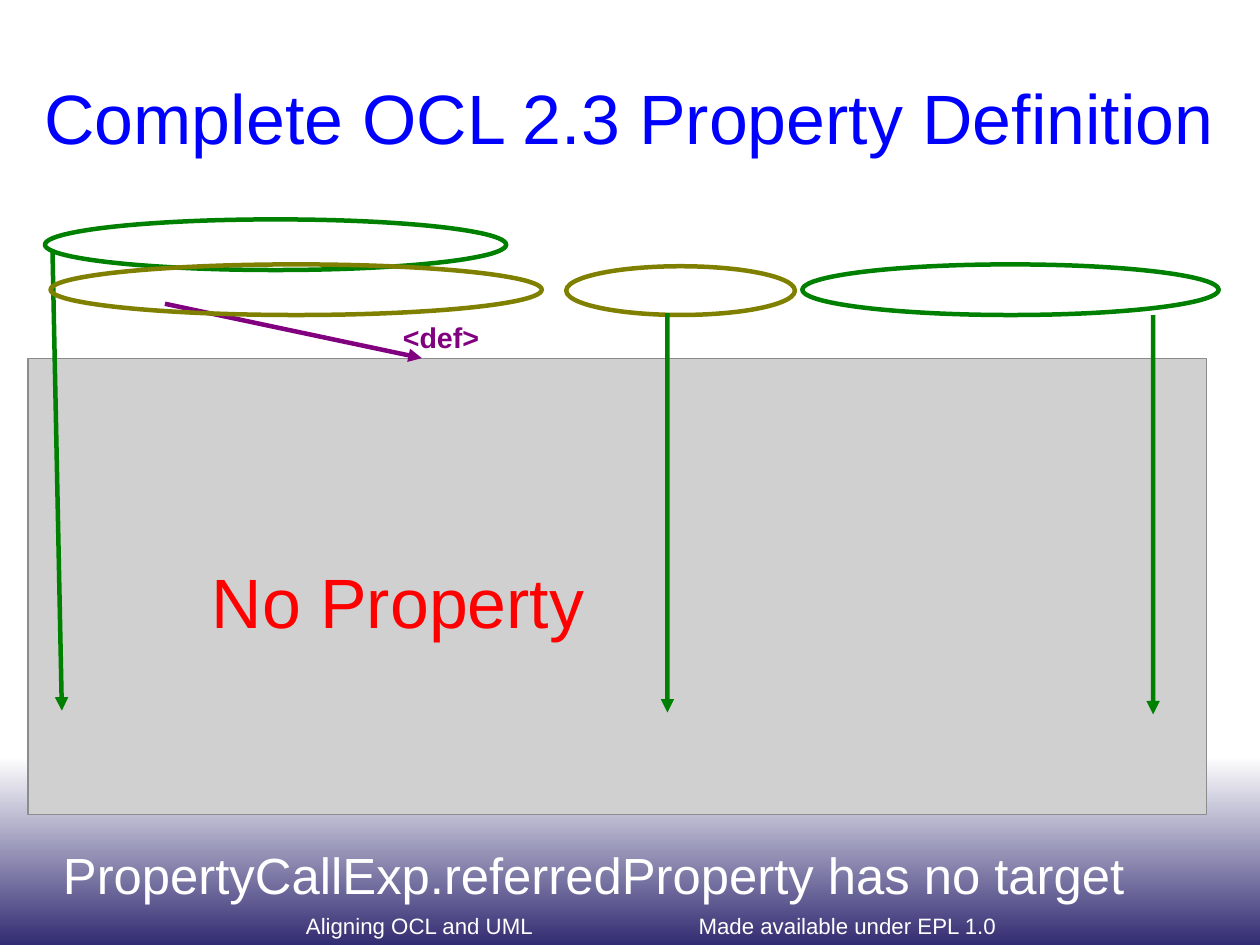
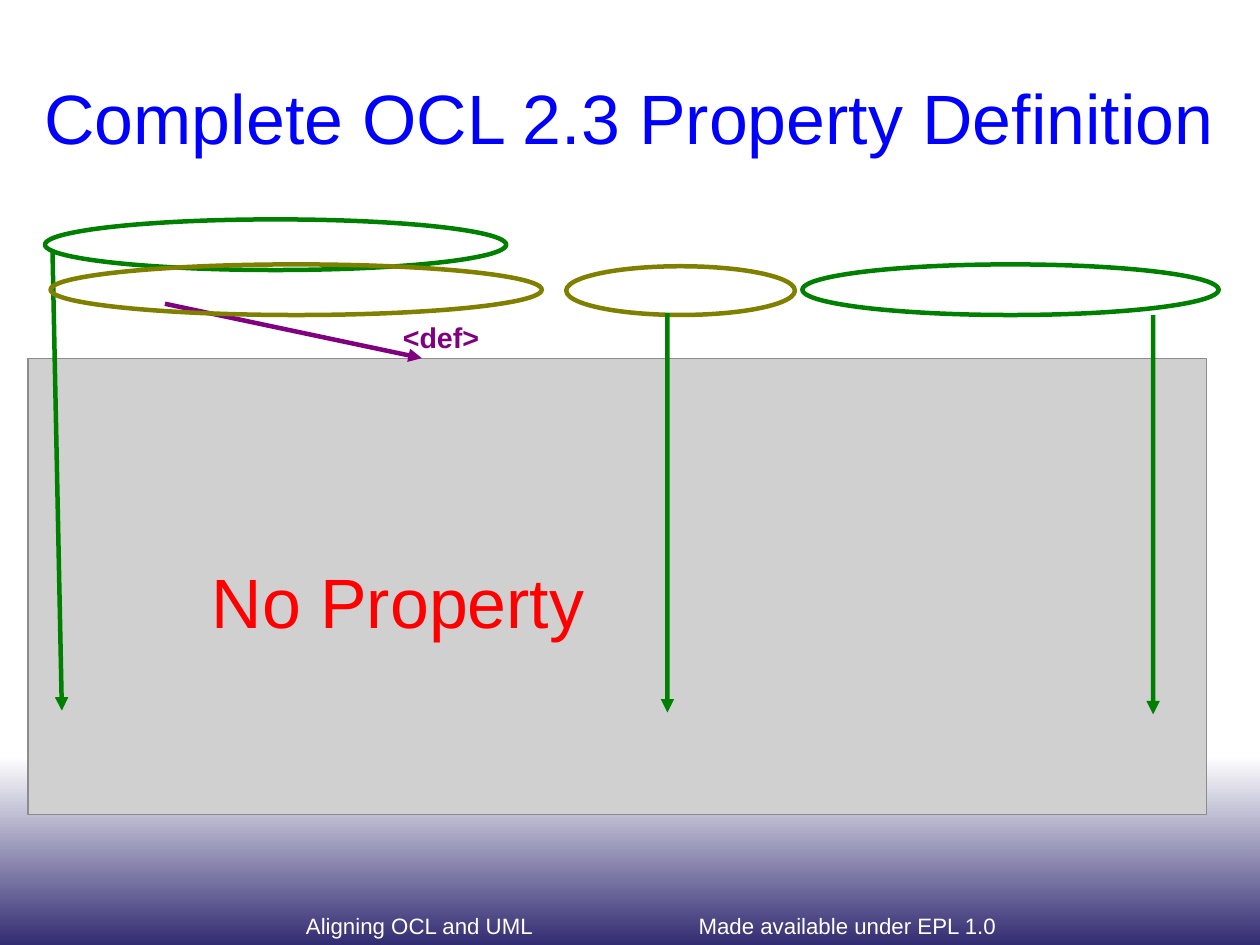
Before and after one commit to eclipse-ocl/ocl-website, a slide deck: slide 4 of ocl/docs/publications/OCL2011AligningOCLandUML/AligningOCLandUML.odp. Drawn at 1260x945 pixels with LibreOffice and Linux fonts; fonts in the diff are those of the drawing; grey boxes stand for pictures. Boxes give left, top, right and bottom in pixels: in the first picture for what was removed or moved away, otherwise in the second. Text is boxed around its words. In the diff, an @@ line names an element or a change of style, - is before the commit and + after.

```diff
--- a/ocl/docs/publications/OCL2011AligningOCLandUML/AligningOCLandUML.odp
+++ b/ocl/docs/publications/OCL2011AligningOCLandUML/AligningOCLandUML.odp
@@ text at <box>63,857,1124,904</box>: paragraph removed @@
-PropertyCallExp.referredProperty has no target
```
Also in this commit, not shown: 4 other slides changed, 1 slide added, 1 other file.
